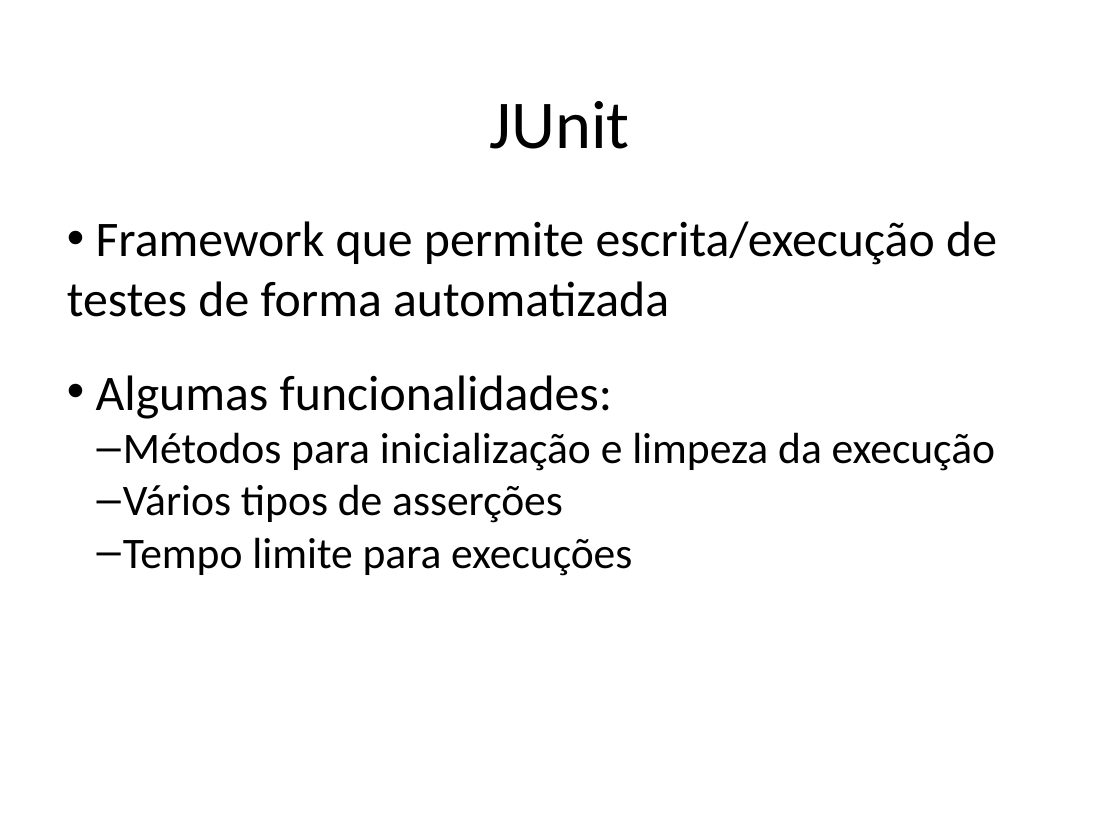
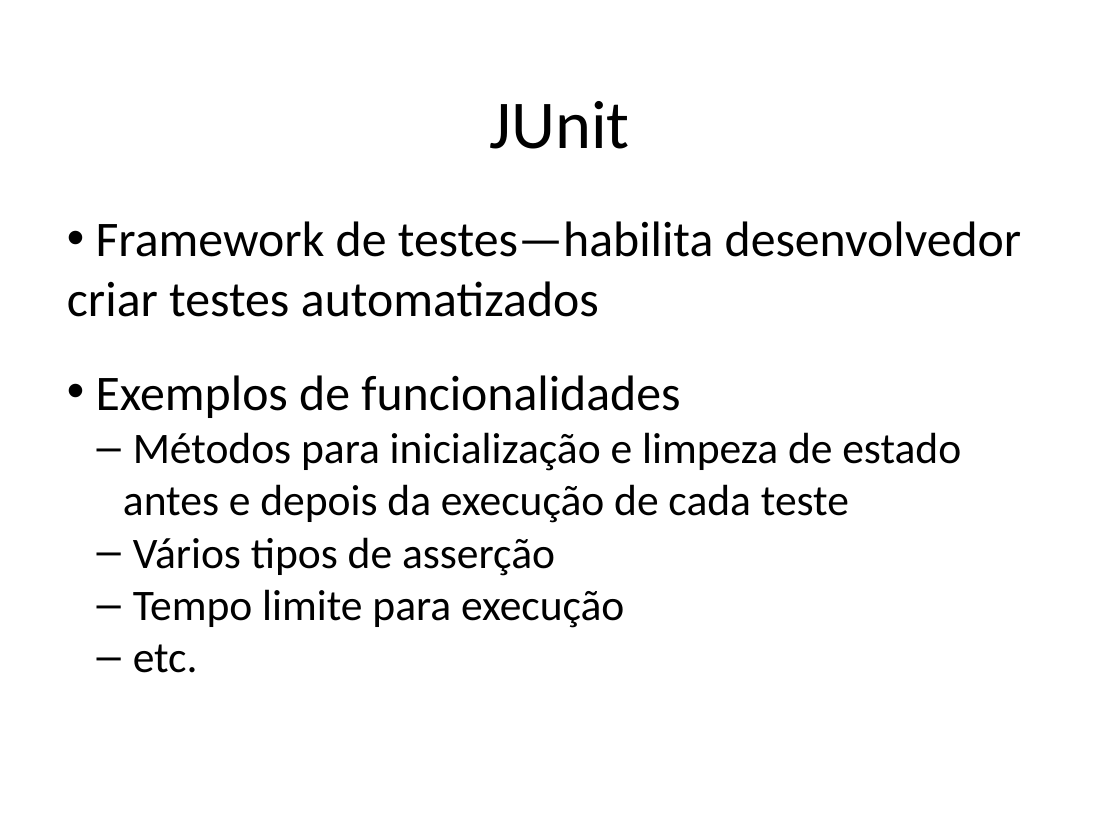
Before and after one commit to STAR-RG/testing-cin, a slide deck: slide 37 of slides.pptx. Drawn at 1120x840 pixels with LibreOffice and Linux fonts; fonts in the diff are those of the drawing. Boxes give left, top, right and bottom in pixels: in the first picture for what was removed or moved away, otherwise in the second. Text is boxed around its words. In the diff, an @@ line names an element or a change of style, - is before the commit and + after.

```diff
--- a/slides.pptx
+++ b/slides.pptx
@@ text at (67, 221, 1022, 673): text changed @@
-• Framework que permite escrita/execução de testes de forma automatizada
-• Algumas funcionalidades:
-  – Métodos para inicialização e limpeza da execução
-  – Vários tipos de asserções
-  – Tempo limite para execuções
+• Framework de testes—habilita desenvolvedor criar testes automatizados
+• Exemplos de funcionalidades
+  – Métodos para inicialização e limpeza de estado antes e depois da execução de cada teste
+  – Vários tipos de asserção
+  – Tempo limite para execução
+  – etc.
```
Also in this commit, not shown: 6 other slides changed.
